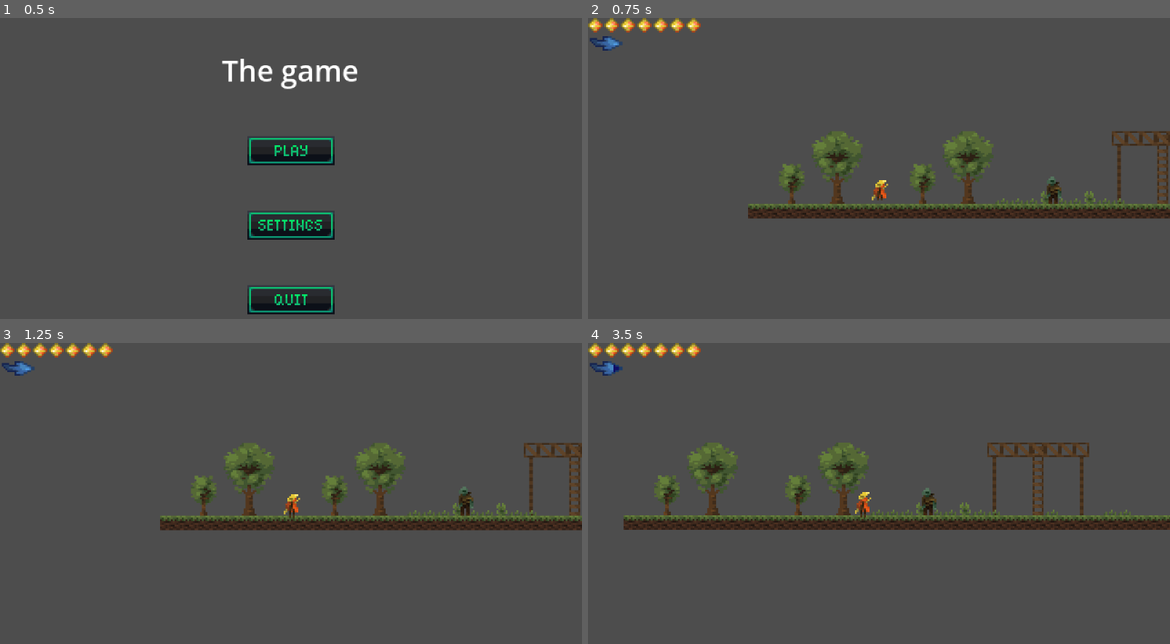
Above: before the commit, frames 1-4 (two rows, left to right).
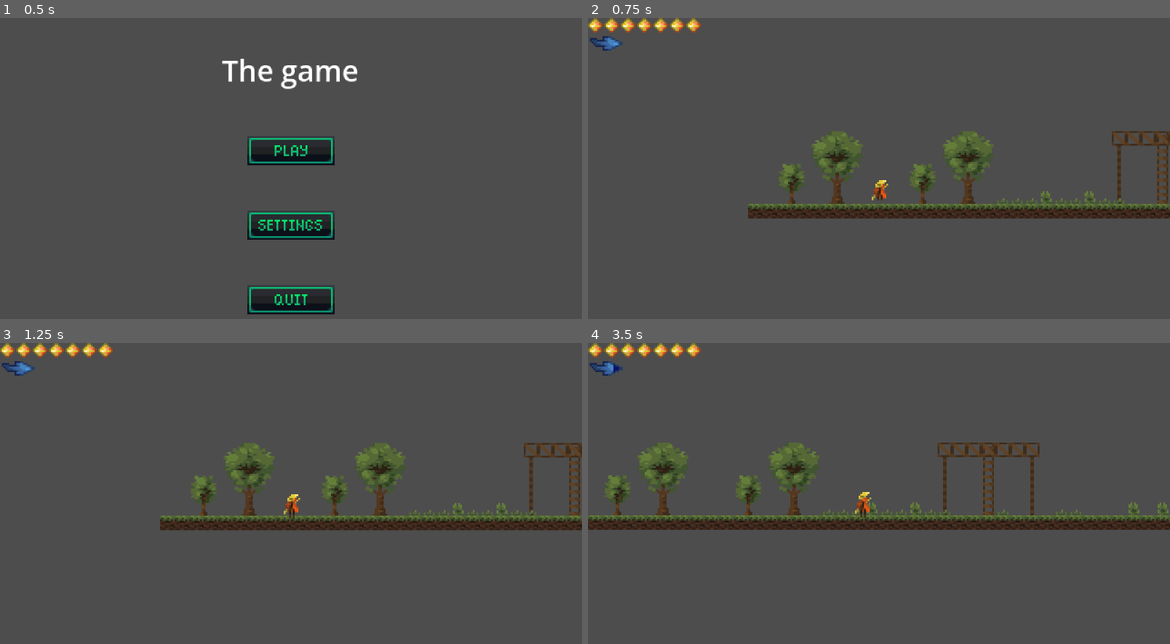
Above: after the commit, the same moments.

Repository: akent24/melonjam
Game: Godot game, scene res://scenes/control.tscn
The game is run twice, just before and just after one commit, with the same random seed, the same clock (stepped at 60 frames per second) and the same inputs.
Inputs (mouse positions are in pixels of both pictures, inside the frame that each line leads up to):
- Up to frame 1 (0.5 s): no input
- Up to frame 2 (0.75 s): click (879, 150) at 0.5 s
- Up to frame 3 (1.25 s): no input
- Up to frame 4 (3.5 s): tap Enter (ui_accept) at 1.25, 1.52, 2.27 s; move the mouse to (1007, 490) at 1.27 s; hold D (move_right) 1.28-2.78 s; click (1007, 490) at 1.35 s; move the mouse to (762, 523) at 2.02 s; tap Shift (dash) at 2.1 s; move the mouse to (937, 433) at 2.77 s; hold A (move_left) from 2.78 s (still down); click (937, 433) at 2.85 s

Frame 1 is identical in both runs. In frame 2, 0.2% of the frame differs, in the area x 78-82%, y 52-62%; in frame 3, 0.2%; in frame 4, 8.6%, in the area x 0-100%, y 33-63%.

Commit message:
dont_bump() in progress

Diff:
--- a/scenes/level.tscn
+++ b/scenes/level.tscn
@@ -17,8 +17,6 @@
 3:0/0 = 0
 4:0/0 = 0
 5:0/0 = 0
-5:0/0/physics_layer_1/polygon_0/points = PackedVector2Array(-4, -4, 4, -4, 4, 4, -4, 4)
-5:0/0/physics_layer_1/polygon_0/one_way = true
 6:0/0 = 0
 9:1/0 = 0
 10:1/0 = 0
@@ -48,28 +46,49 @@
 [sub_resource type="TileSet" id="TileSet_g4v7s"]
 tile_size = Vector2i(8, 8)
 physics_layer_0/collision_layer = 1
-physics_layer_0/collision_mask = 0
-physics_layer_1/collision_layer = 1
-physics_layer_1/collision_mask = 0
 sources/0 = SubResource("TileSetAtlasSource_w7c3h")
 
 [sub_resource type="TileSetAtlasSource" id="TileSetAtlasSource_ppgk2"]
 texture = ExtResource("1_2q6dc")
 texture_region_size = Vector2i(8, 8)
 0:0/0 = 0
+0:0/0/physics_layer_0/polygon_0/points = PackedVector2Array(-4, -4, 4, -4, 4, 4, -4, 4)
 1:0/0 = 0
+1:0/0/physics_layer_0/polygon_0/points = PackedVector2Array(-4, -4, 4, -4, 4, 4, -4, 4)
 2:0/0 = 0
 3:0/0 = 0
 4:0/0 = 0
 5:0/0 = 0
-4:1/0 = 0
-5:1/0 = 0
-7:1/0 = 0
-4:2/0 = 0
-5:2/0 = 0
-7:2/0 = 0
+6:0/0 = 0
+9:1/0 = 0
+8:1/0 = 0
+8:2/0 = 0
+9:2/0 = 0
+9:3/0 = 0
+8:3/0 = 0
+9:4/0 = 0
+10:4/0 = 0
+10:5/0 = 0
+9:5/0 = 0
+11:4/0 = 0
+10:3/0 = 0
+11:3/0 = 0
+10:2/0 = 0
+11:2/0 = 0
+10:1/0 = 0
+11:1/0 = 0
+10:0/0 = 0
+14:3/0 = 0
+14:4/0 = 0
+15:4/0 = 0
+15:5/0 = 0
+14:5/0 = 0
+15:3/0 = 0
 
 [sub_resource type="TileSet" id="TileSet_fxol8"]
+tile_size = Vector2i(8, 8)
+physics_layer_0/collision_layer = 2
+physics_layer_0/collision_mask = 2
 sources/0 = SubResource("TileSetAtlasSource_ppgk2")
 
 [sub_resource type="TileSetAtlasSource" id="TileSetAtlasSource_w8frs"]
@@ -124,6 +143,7 @@
 tile_set = SubResource("TileSet_g4v7s")
 
 [node name="Walls layer" type="TileMapLayer" parent="." unique_id=137994647]
+tile_map_data = PackedByteArray("AAAwAA4AAAAAAAAAAAAwAA8AAAAAAAAAAAAwABAAAAAAAAAAAAAwABEAAAAAAAAAAAAwABIAAAAAAAAAAAAeAA4AAAAAAAAAAAAeAA8AAAAAAAAAAAAeABAAAAAAAAAAAAAeABEAAAAAAAAAAAAeABIAAAAAAAAAAAA=")
 tile_set = SubResource("TileSet_fxol8")
 
 [node name="DecorLayer" type="TileMapLayer" parent="." unique_id=1444436285]
@@ -131,7 +151,7 @@
 tile_set = SubResource("TileSet_yf5fn")
 
 [node name="CharacterBody2D2" parent="." unique_id=1177770066 instance=ExtResource("2_ppgk2")]
-position = Vector2(40, 136)
+position = Vector2(369, 136)
 
 [node name="CharacterBody2D" parent="." unique_id=65108906 instance=ExtResource("2_w7c3h")]
 position = Vector2(-56, 128)
--- a/scenes/main_hero.tscn
+++ b/scenes/main_hero.tscn
@@ -219,6 +219,8 @@
 }]
 
 [node name="CharacterBody2D" type="CharacterBody2D" unique_id=65108906 groups=["player"]]
+collision_layer = 4
+collision_mask = 3
 script = ExtResource("1_5ryay")
 
 [node name="Area2D" type="Area2D" parent="." unique_id=1075785764]
--- a/scenes/zombie.tscn
+++ b/scenes/zombie.tscn
@@ -185,6 +185,8 @@
 }]
 
 [node name="CharacterBody2D" type="CharacterBody2D" unique_id=1177770066 groups=["enemy"]]
+collision_layer = 4
+collision_mask = 3
 script = ExtResource("1_pjjxt")
 
 [node name="CollisionShape2D" type="CollisionShape2D" parent="." unique_id=483218603]
@@ -216,7 +218,7 @@
 
 [node name="RayCast2D2" type="RayCast2D" parent="." unique_id=1602421935]
 target_position = Vector2(-18, 0)
-collision_mask = 4
+collision_mask = 2
 
 [connection signal="animation_finished" from="AnimatedSprite2D" to="." method="_on_animated_sprite_2d_animation_finished"]
 [connection signal="body_entered" from="Area2D" to="." method="_on_area_2d_body_entered"]
--- a/scripts/zombie.gd
+++ b/scripts/zombie.gd
@@ -14,12 +14,11 @@
 		if is_waiting == false:
 			walk(delta)
 		not_fall()
+		dont_bump()
 	else:
 		return
 func walk(delta: float) -> void: #Здесь ходит он крч
-	if is_waiting == true:
-		return
-	if is_dead == true:
+	if is_waiting == true or is_dead == true:
 		return
 	else:
 		$AnimatedSprite2D.play("walk")
